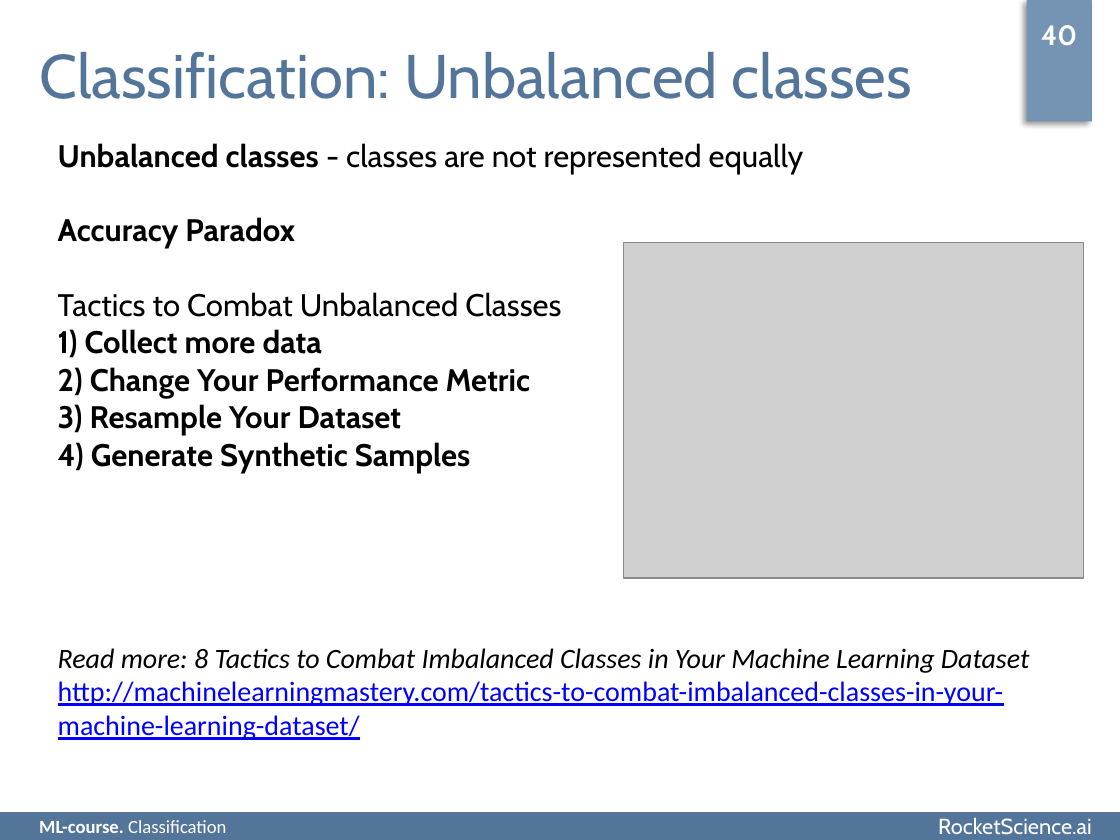
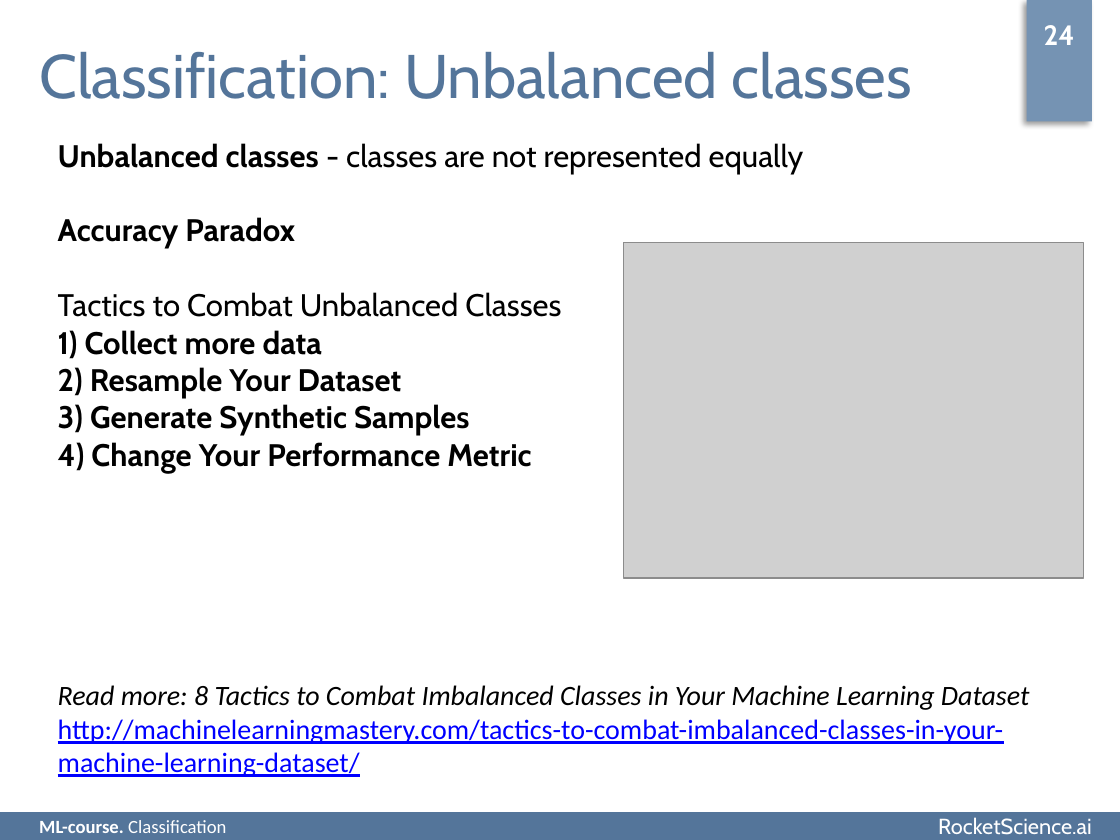
Before and after one commit to rjaffk/tensorby, a slide deck: slide 24 of lecture_classification/presentation/lecture_classification.pptx (slide 23 before the commit). Drawn at 1120x840 pixels with LibreOffice and Linux fonts; fonts in the diff are those of the drawing; grey boxes stand for pictures; background and template pictures are left out. Boxes give left, top, right and bottom in pixels: in the first picture for what was removed or moved away, otherwise in the second. Text is boxed around its words. In the diff, an @@ line names an element or a change of style, - is before the commit and + after.

```diff
--- a/lecture_classification/presentation/lecture_classification.pptx
+++ b/lecture_classification/presentation/lecture_classification.pptx
@@ text at (x1=1044, y1=25, x2=1075, y2=45): text changed @@
-40
+24
@@ text at (x1=58, y1=367, x2=531, y2=473): text changed @@
-2) Change Your Performance Metric
-3) Resample Your Dataset
-4) Generate Synthetic Samples
+2) Resample Your Dataset
+3) Generate Synthetic Samples
+4) Change Your Performance Metric
```
Also in this commit, not shown: 11 other slides changed, 1 slide added, 5 other files.
